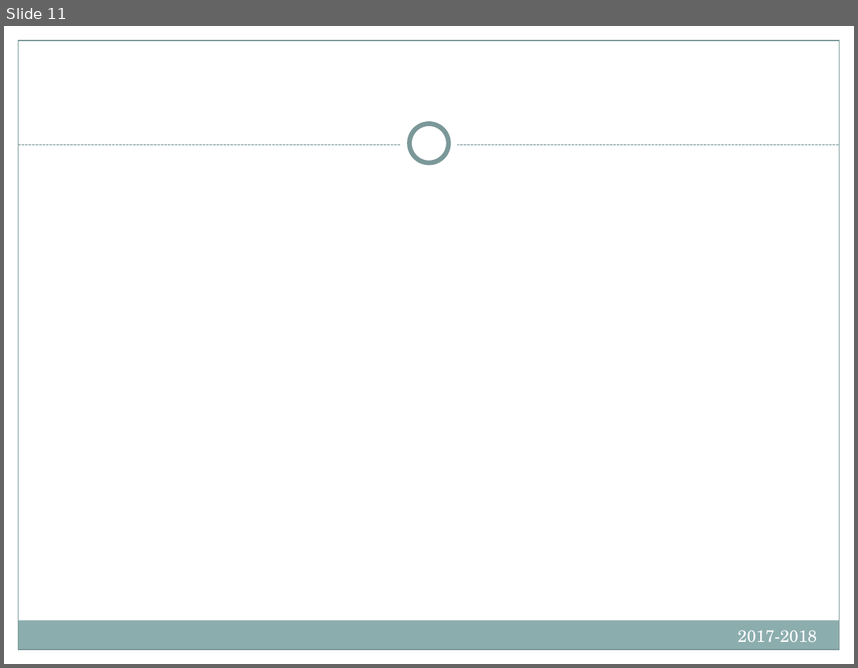
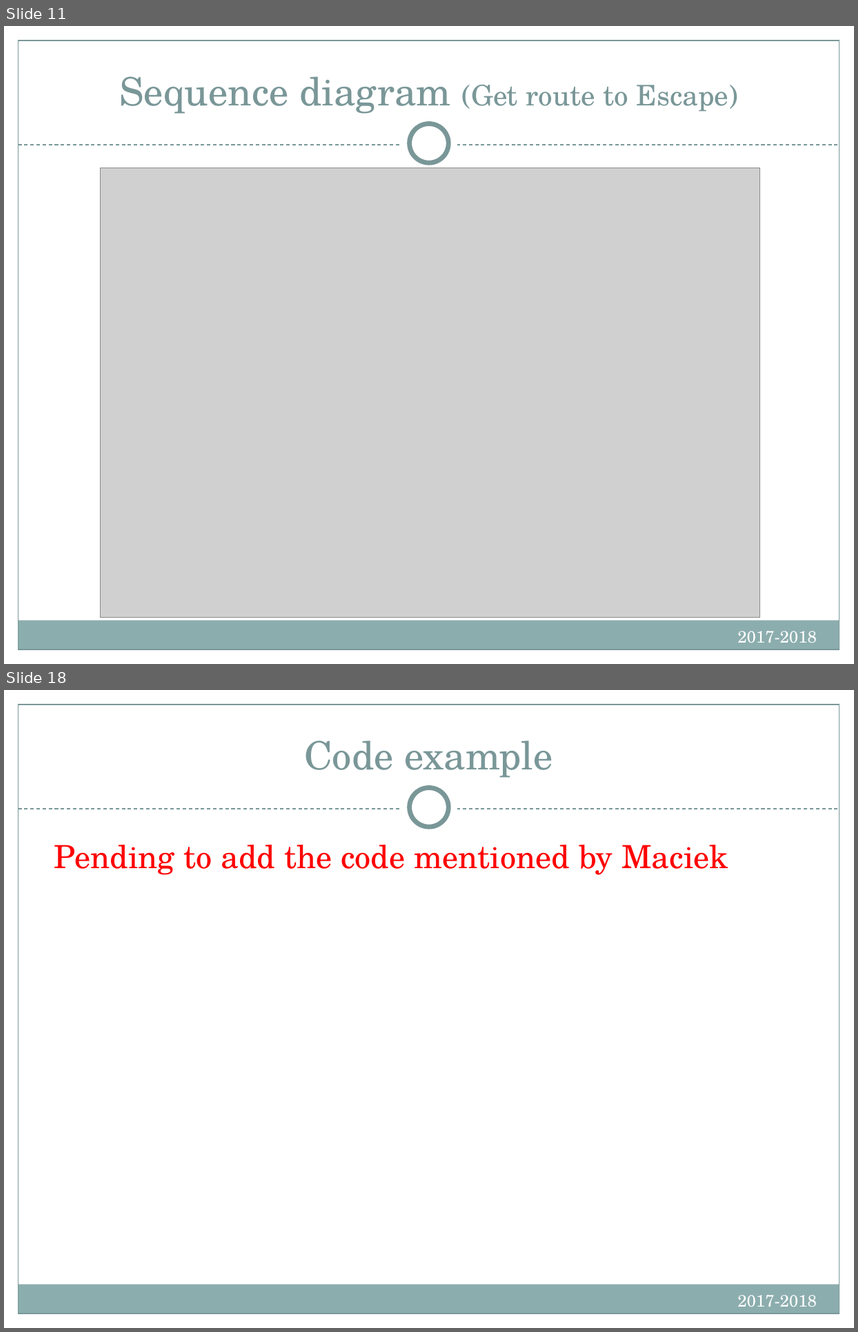
Before and after one commit to kacper97/Escaper, a slide deck: Presentation/IntroSWEng.FinalPresentationTemplate.pptx. Shown one above the other, each under a label of ours: slide 11 before the commit, slides 11 and 18 after it; the slides between them are not shown. The pictures are 858x668 and 858x1332 pixels, drawn with LibreOffice and Linux fonts; fonts in the diff are those of the drawing; grey boxes stand for pictures. Boxes give left, top, right and bottom in pixels: in the first picture for what was removed or moved away, otherwise in the second. Text is boxed around its words. In the diff, an @@ line names an element or a change of style, - is before the commit and + after.

```diff
--- a/Presentation/IntroSWEng.FinalPresentationTemplate.pptx
+++ b/Presentation/IntroSWEng.FinalPresentationTemplate.pptx
@@ slide 18 added at (4, 690, 854, 1328), background #FFFFFF; not listed: 8 template elements that a slide beside it also shows @@
@@ title added at (304, 740, 553, 778), 33 pt, text #7A9798 @@
+Code example
@@ text added at (54, 845, 728, 875), 27 pt, text #FF0000 @@
+Pending to add the code mentioned by Maciek
@@ text added at (737, 1294, 817, 1306), 14 pt, text #FFFFFF @@
+2017-2018
@@ slide 11 changed as well @@
@@ rectangle at (18, 40, 840, 649): outline #7C999A 0.75 pt to #7A9798 0.75 pt @@
@@ title added at (119, 76, 738, 114), 24 pt, text #7A9798 @@
+Sequence diagram (Get route to Escape)
@@ line (18, 145) - (840, 145): stroke #7C999A 0.75 pt dashed to #7A9798 0.75 pt dashed @@
@@ picture added at (100, 168, 760, 617) @@
```
Also in this commit, not shown: 13 other slides changed, 6 other slides added, 7 slides removed.
